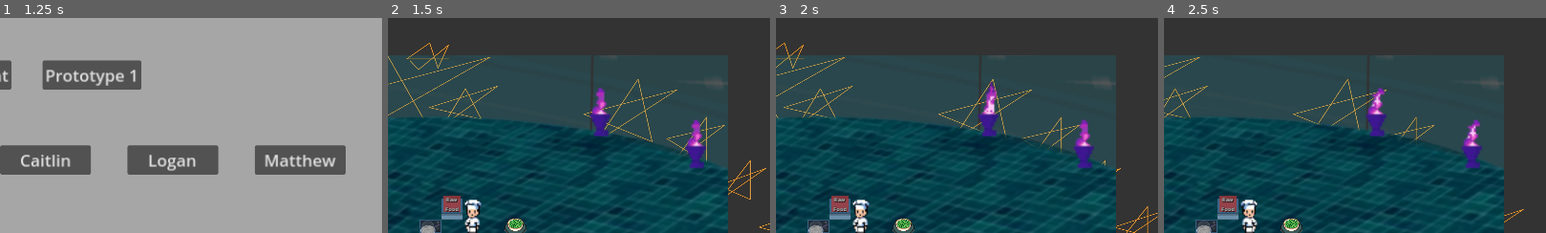
Above: before the commit, frames 1-4 (left to right).
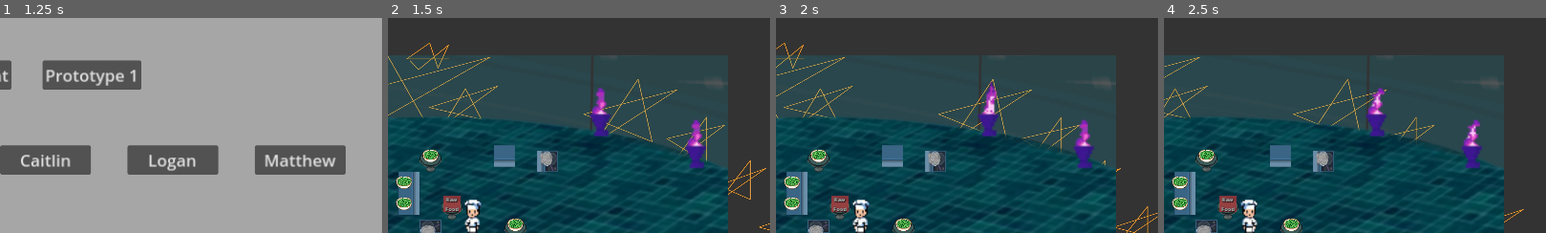
Above: after the commit, the same moments.

Repository: Alexander-Worley/Outer-Plates
Game: Godot game, scene res://Scenes/MainMenu/mainMenu.tscn
Same seed, same stepped clock (60 frames per second), same inputs: the game is played once before the commit and once after it.
Inputs (mouse positions are % of the whole screen's width and height, from its top left):
- Up to frame 1 (1.25 s): click (50, 73) at 0.5 s
- Up to frame 2 (1.5 s): click "Main Restaurant" at 1.25 s
- Up to frame 3 (2 s): no input
- Up to frame 4 (2.5 s): hold Right (face_right) from 2.03 s (still down); hold E (pickup) from 2.03 s (still down)
The pictures show only the part of the screen within x 39-89%, y 0-50%; the shares and areas given below are measured in that part.

Frame 1 is identical in both runs. In frame 2, 2.9% of the frame differs, in the area x 2-45%, y 59-94%; in frame 3, 2.9%; in frame 4, 2.9%.

Commit message:
Added Dev Tools that allow for extremely easy restaurant building
Closes #28

Diff:
--- a/DevScenes/Alexander/Alexander.tscn
+++ b/DevScenes/Alexander/Alexander.tscn
@@ -62,9 +62,11 @@
 
 [node name="PlainSurface" parent="Surfaces" instance=ExtResource("3_gejkp")]
 position = Vector2(640, 320)
+direction = null
 
 [node name="PlainSurface2" parent="Surfaces" instance=ExtResource("3_gejkp")]
 position = Vector2(512, 320)
+direction = null
 texture = ExtResource("4_0w7w7")
 
 [node name="Players" type="Node2D" parent="."]
--- a/Scenes/Restaurant/Environment/lavaLamp.tscn
+++ b/Scenes/Restaurant/Environment/lavaLamp.tscn
@@ -65,7 +65,7 @@
 scale = Vector2(3, 3)
 sprite_frames = SubResource("SpriteFrames_5lsgv")
 animation = &"LavaLamp"
-frame_progress = 0.41598
+frame_progress = 0.784298
 script = SubResource("GDScript_to42l")
 
 [node name="AnimationTimer" type="Timer" parent="AnimatedSprite2D"]
--- a/Scenes/Restaurant/PlainSurface/plainSurface.gd
+++ b/Scenes/Restaurant/PlainSurface/plainSurface.gd
@@ -1,24 +1,40 @@
 @tool
 extends Area2D
 
-const CENTER_OF_SURFACE = Vector2(0,-8)
+var centerOfSurface = Vector2.ZERO
 var isHolding: bool = false
 var holdableOnSurface: Area2D = null
+@export_enum("Up", "Right", "Down", "Left") var direction: int = 0
 @export var texture: Texture2D = null
 
 func _ready():
-	if texture: $PlainSurface.texture = texture
+	if texture: $Surface.texture = texture
+	$Surface.rotation_degrees = 90 * direction
+	match direction:
+		0:
+			centerOfSurface = Vector2(0,-8)
+		1:
+			centerOfSurface = Vector2(8,0)
+		2:
+			centerOfSurface = Vector2(0,8)
+		3:
+			centerOfSurface = Vector2(-8,0)
+	var originalHoldable: Array[Node] = find_children("*", "Area2D", false)
+	if originalHoldable:
+		holdableOnSurface = originalHoldable[0]
+		holdableOnSurface.position = centerOfSurface
+		isHolding = true
 
 # Given a holdable, set it on the surface
 func set_holdable_on_surface(holdableInHand: Area2D):
 	if isHolding: return false
 	holdableOnSurface = holdableInHand.duplicate()
 	add_child(holdableOnSurface)
-	holdableOnSurface.position = CENTER_OF_SURFACE
+	holdableOnSurface.position = centerOfSurface
 	holdableOnSurface.rotation = 0
 	isHolding = true
 	return true
 
 func _physics_process(_delta):
 	# Update sprite in the editor interface
-	if Engine.is_editor_hint() and texture: $PlainSurface.texture = texture
+	if Engine.is_editor_hint(): _ready()
--- a/Scenes/Restaurant/PlainSurface/plainSurface.tscn
+++ b/Scenes/Restaurant/PlainSurface/plainSurface.tscn
@@ -17,5 +17,5 @@
 [node name="CollisionShape2D" type="CollisionShape2D" parent="."]
 shape = SubResource("RectangleShape2D_tcddw")
 
-[node name="PlainSurface" type="Sprite2D" parent="."]
+[node name="Surface" type="Sprite2D" parent="."]
 texture = ExtResource("2_kkcge")
--- a/Scenes/Restaurant/Stove/stove.gd
+++ b/Scenes/Restaurant/Stove/stove.gd
@@ -1,3 +1,4 @@
+@tool
 extends "res://Scenes/Restaurant/PlainSurface/plainSurface.gd"
 
 var isCooking: bool = false
@@ -8,7 +9,7 @@
 	if isHolding: return false
 	holdableOnSurface = holdableInHand.duplicate()
 	add_child(holdableOnSurface)
-	holdableOnSurface.position = CENTER_OF_SURFACE
+	holdableOnSurface.position = centerOfSurface
 	holdableOnSurface.rotation = 0
 	isHolding = true
 	if holdableOnSurface.is_in_group("ForStove"):
@@ -36,3 +37,7 @@
 	stop_cooking()
 	holdableOnSurface.increase_doneness()
 	begin_cooking()
+
+func _physics_process(_delta):
+	# Update sprite in the editor interface
+	if Engine.is_editor_hint(): _ready()
--- a/Scenes/Restaurant/Stove/stove.tscn
+++ b/Scenes/Restaurant/Stove/stove.tscn
@@ -76,17 +76,17 @@
 [node name="CollisionShape2D" type="CollisionShape2D" parent="."]
 shape = SubResource("RectangleShape2D_br5vu")
 
-[node name="PlainSurface" type="Sprite2D" parent="."]
+[node name="Surface" type="Sprite2D" parent="."]
 texture = ExtResource("2_8c1y3")
 
-[node name="StoveTop" type="AnimatedSprite2D" parent="PlainSurface"]
+[node name="StoveTop" type="AnimatedSprite2D" parent="Surface"]
 sprite_frames = SubResource("SpriteFrames_ssv2u")
 animation = &"Off"
 
-[node name="Pan" type="Sprite2D" parent="PlainSurface/StoveTop"]
+[node name="Pan" type="Sprite2D" parent="Surface/StoveTop"]
 texture = ExtResource("5_v1gc7")
 
-[node name="Smoke" type="AnimatedSprite2D" parent="PlainSurface/StoveTop/Pan"]
+[node name="Smoke" type="AnimatedSprite2D" parent="Surface/StoveTop/Pan"]
 sprite_frames = SubResource("SpriteFrames_gva8m")
 animation = &"Smoke"
 frame_progress = 0.196402
--- a/Scenes/Restaurant/restaurant.tscn
+++ b/Scenes/Restaurant/restaurant.tscn
@@ -94,21 +94,51 @@
 [node name="TestFood" parent="Surfaces/Table" instance=ExtResource("3_d20ud")]
 position = Vector2(0, -8)
 
+[node name="Table2" parent="Surfaces" instance=ExtResource("4_jgfwf")]
+position = Vector2(640, 352)
+
+[node name="TestWeapon" parent="Surfaces/Table2" instance=ExtResource("6_0lq2q")]
+position = Vector2(0, -8)
+
+[node name="Stove" parent="Surfaces" instance=ExtResource("4_x3u6a")]
+position = Vector2(512, 320)
+texture = ExtResource("5_rtq4x")
+
+[node name="Stove2" parent="Surfaces" instance=ExtResource("4_x3u6a")]
+position = Vector2(688, 216)
+direction = 1
+
 [node name="Counter" parent="Surfaces" instance=ExtResource("4_jgfwf")]
 position = Vector2(544, 288)
-texture = ExtResource("5_rtq4x")
 
 [node name="TestFoodForStove" parent="Surfaces/Counter" instance=ExtResource("6_uutht")]
 position = Vector2(0, -8)
 
-[node name="Table3" parent="Surfaces" instance=ExtResource("4_jgfwf")]
-position = Vector2(640, 352)
+[node name="Counter2" parent="Surfaces" instance=ExtResource("4_jgfwf")]
+position = Vector2(624, 208)
+texture = ExtResource("5_rtq4x")
 
-[node name="TestWeapon" parent="Surfaces/Table3" instance=ExtResource("6_0lq2q")]
+[node name="Counter3" parent="Surfaces" instance=ExtResource("4_jgfwf")]
+position = Vector2(512, 216)
+
+[node name="TestFood" parent="Surfaces/Counter3" instance=ExtResource("3_d20ud")]
 position = Vector2(0, -8)
 
-[node name="Stove" parent="Surfaces" instance=ExtResource("4_x3u6a")]
-position = Vector2(512, 320)
+[node name="Counter4" parent="Surfaces" instance=ExtResource("4_jgfwf")]
+position = Vector2(480, 248)
+direction = 3
+texture = ExtResource("5_rtq4x")
+
+[node name="TestFood" parent="Surfaces/Counter4" instance=ExtResource("3_d20ud")]
+position = Vector2(-8, 0)
+
+[node name="Counter5" parent="Surfaces" instance=ExtResource("4_jgfwf")]
+position = Vector2(480, 280)
+direction = 3
+texture = ExtResource("5_rtq4x")
+
+[node name="TestFood" parent="Surfaces/Counter5" instance=ExtResource("3_d20ud")]
+position = Vector2(-8, 0)
 
 [node name="Players" type="Node2D" parent="."]
 
